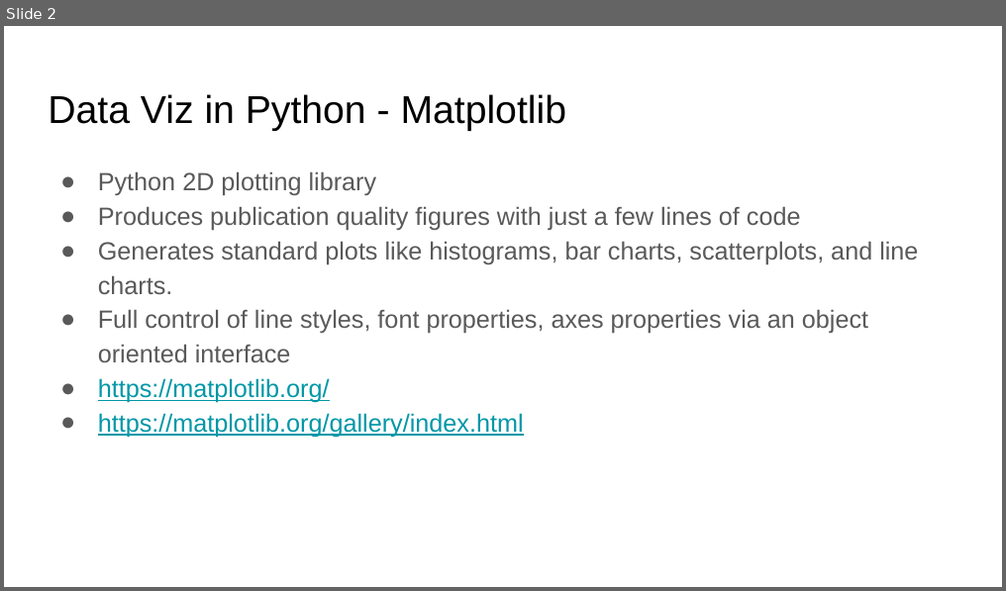
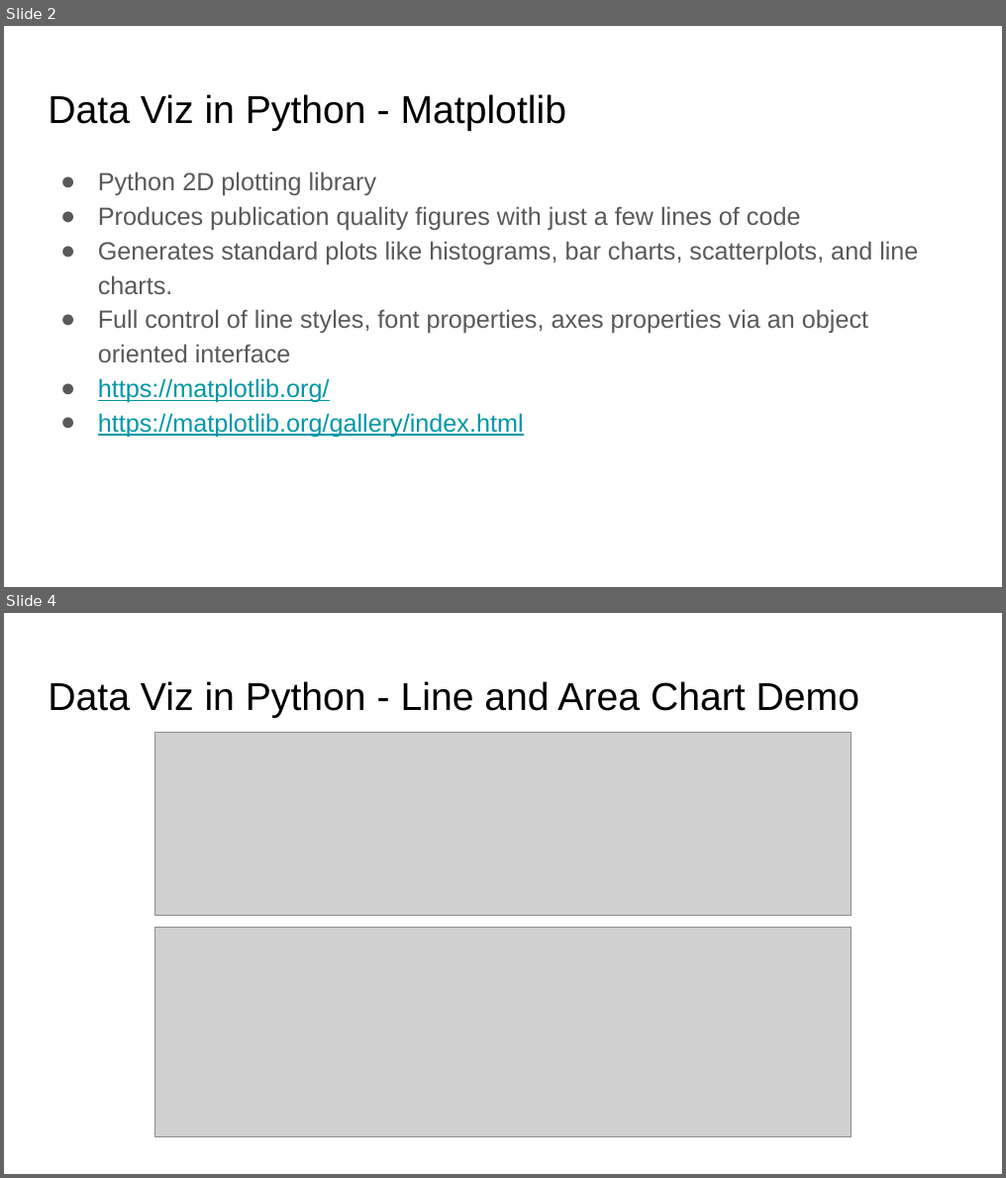
Before and after one commit to arbogdan/datafest_2019, a slide deck: 2019/python/viz/Data Visualization in Python.pptx. Shown one above the other, each under a label of ours: slide 2 before the commit, slides 2 and 4 after it; the slides between them are not shown. The pictures are 1006x591 and 1006x1178 pixels, drawn with LibreOffice and Linux fonts; fonts in the diff are those of the drawing; grey boxes stand for pictures. Boxes give left, top, right and bottom in pixels: in the first picture for what was removed or moved away, otherwise in the second. Text is boxed around its words. In the diff, an @@ line names an element or a change of style, - is before the commit and + after.

```diff
--- a/2019/python/viz/Data Visualization in Python.pptx
+++ b/2019/python/viz/Data Visualization in Python.pptx
@@ slide 4 added at box(4, 613, 1002, 1174), background #FFFFFF @@
@@ title added at box(48, 681, 859, 718), 28 pt, text #000000 @@
+Data Viz in Python - Line and Area Chart Demo
@@ picture added at box(154, 733, 851, 916) @@
@@ picture added at box(154, 928, 851, 1138) @@
```
Also in this commit, not shown: 1 slide changed, 2 other slides added, 1 slide removed, 6 other files.
